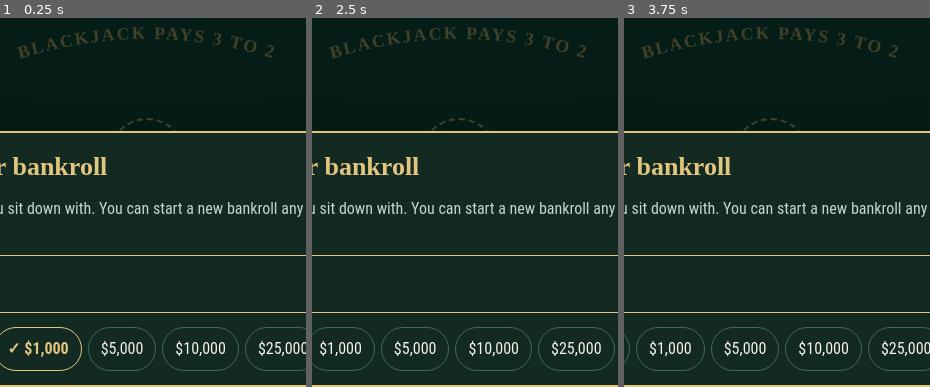
Above: before the commit, frames 1-3 (left to right).
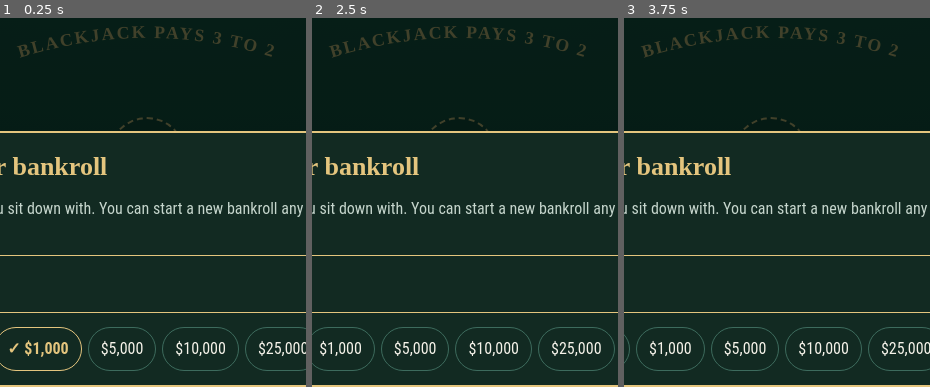
Above: after the commit, the same moments.

Repository: ahnnyc/Blackjack-
Game: browser game, page index.html
Two runs of this game, one before a commit and one after it. Both use one fixed random seed, a clock stepped at 60 frames per second and the inputs below.
Inputs (mouse positions are % of the whole screen's width and height, from its top left; square brackets give the same spot before the commit, where the layout moved):
- Up to frame 1 (0.25 s): no input
- Up to frame 2 (2.5 s): move the mouse to (50, 45) [50, 46] at 1.07 s; click (50, 69) at 1.27 s; move the mouse to (40, 44) at 1.67 s; click (50, 61) at 1.87 s; move the mouse to (60, 43) [60, 44] at 2.27 s; click (51, 77) at 2.47 s; type "2" at 2.47 s
- Up to frame 3 (3.75 s): tap Enter at 2.5 s; move the mouse to (58, 46) at 2.87 s; click (50, 77) at 3.07 s; move the mouse to (37, 46) [37, 47] at 3.47 s; click "$100" at 3.67 s
The pictures show only the part of the screen within x 26-76%, y 41-91%; the shares and areas given below are measured in that part.

The runs differ from the first frame. In frame 1, 0.5% of the frame differs, in the area x 5-90%, y 2-31%; in frame 2, 0.5%; in frame 3, 0.5%.

Commit message:
Bottom rail that iPhone's cut-off strip continues; solid clock bar on a re-add
The bankroll, chips and buttons sit on a darker rail that runs edge to edge,
and the page background below the game matches it, so the strip an iPhone
cuts off reads as part of the rail. The clock bar is set to solid black,
which iOS applies only when the icon is re-added; that removes the strip.

Co-Authored-By: Claude Opus 5.5 <noreply@anthropic.com>
Claude-Session: https://claude.ai/code/session_01Ni3H8S74X4EXKLd9nbNY4b

Diff:
--- a/index.html
+++ b/index.html
@@ -5,7 +5,7 @@
 <meta name="viewport" content="width=device-width,initial-scale=1,viewport-fit=cover">
 <meta name="apple-mobile-web-app-capable" content="yes">
 <meta name="mobile-web-app-capable" content="yes">
-<meta name="apple-mobile-web-app-status-bar-style" content="black-translucent">
+<meta name="apple-mobile-web-app-status-bar-style" content="black">
 <meta name="apple-mobile-web-app-title" content="Blackjack">
 <meta name="theme-color" content="#09362b">
 <link rel="manifest" href="manifest.webmanifest">
@@ -19,7 +19,7 @@
 <style>
 /* Layout: one phone screen — top bar, dealer, printed felt, player hands, bet spot, then a control rail at the bottom */
 :root{
-  --felt:#0f4c3d; --felt-deep:#09362b; --rail:#1d140e; --panel:#122a22;
+  --felt:#0f4c3d; --felt-deep:#09362b; --rail:#1d140e; --panel:#122a22; --rail-felt:#052219;
   --gold:#e4c57e; --text:#f5f2e9; --muted:#c6d6cd; --line:#3d6b5d;
   --card:#fbfaf5; --card-ink:#1d1d23; --card-red:#b3231b;
   --good:#9be3b4; --bad:#ffb8ab;
@@ -29,6 +29,7 @@
   color-scheme:dark;
 }
 html,body{height:100%;overflow:hidden;box-sizing:border-box}
+html{background:var(--rail-felt)}   /* anything below the game (an iPhone's cut-off strip) continues the bottom rail */
 #app,#app *{box-sizing:border-box}
 .card,.card *{box-sizing:content-box}
 body{
@@ -48,6 +49,7 @@
 
 /* top bar */
 #top{display:flex;align-items:center;gap:10px;padding-bottom:6px;border-bottom:1px solid var(--line)}
+#ctl::before{content:"";position:absolute;top:-2px;left:-100vmax;right:-100vmax;height:2px;background:#3a6e5d}
 #topgap{flex:1}
 #bank{display:flex;align-items:baseline;justify-content:flex-start;gap:10px}
 #bank .lbl{font-size:16px;color:var(--muted);letter-spacing:.06em;text-transform:uppercase}
@@ -155,7 +157,8 @@
 #spot[disabled]{cursor:default}
 
 /* controls */
-#ctl{border-top:1px solid var(--line);padding:8px 0 calc(4px + var(--home-bar, env(safe-area-inset-bottom, 0px)));display:flex;flex-direction:column;gap:8px}
+#ctl{border-top:2px solid transparent;padding:10px 0 calc(4px + var(--home-bar, env(safe-area-inset-bottom, 0px)));display:flex;flex-direction:column;gap:8px;position:relative;
+  background:var(--rail-felt);box-shadow:0 0 0 100vmax var(--rail-felt), inset 0 10px 14px -12px rgba(0,0,0,.6);clip-path:inset(0 -100vmax -100vmax -100vmax)}
 #msg{position:absolute;width:1px;height:1px;margin:-1px;overflow:hidden;clip:rect(0 0 0 0);white-space:nowrap;border:0;padding:0}
 .row{display:flex;gap:8px}
 .row > button{flex:1;min-width:0;line-height:1.15}
--- a/sw.js
+++ b/sw.js
@@ -2,7 +2,7 @@
 // The game page itself is fetched fresh whenever the phone is online, so an update shows
 // on the very next open; the saved copy is used only when offline or the network is slow.
 // Change VERSION whenever index.html changes.
-const VERSION = 'bj-2026-11-24.18';
+const VERSION = 'bj-2026-11-24.19';
 const CORE = ['./', 'index.html', 'manifest.webmanifest', 'icon-180.png', 'icon-192.png', 'icon-512.png'];
 const PAGE_WAIT_MS = 3000;   // how long to wait for the network before using the saved copy
 
--- a/tools/game.html
+++ b/tools/game.html
@@ -5,7 +5,7 @@
 <style>
 /* Layout: one phone screen — top bar, dealer, printed felt, player hands, bet spot, then a control rail at the bottom */
 :root{
-  --felt:#0f4c3d; --felt-deep:#09362b; --rail:#1d140e; --panel:#122a22;
+  --felt:#0f4c3d; --felt-deep:#09362b; --rail:#1d140e; --panel:#122a22; --rail-felt:#052219;
   --gold:#e4c57e; --text:#f5f2e9; --muted:#c6d6cd; --line:#3d6b5d;
   --card:#fbfaf5; --card-ink:#1d1d23; --card-red:#b3231b;
   --good:#9be3b4; --bad:#ffb8ab;
@@ -15,6 +15,7 @@
   color-scheme:dark;
 }
 html,body{height:100%;overflow:hidden;box-sizing:border-box}
+html{background:var(--rail-felt)}   /* anything below the game (an iPhone's cut-off strip) continues the bottom rail */
 #app,#app *{box-sizing:border-box}
 .card,.card *{box-sizing:content-box}
 body{
@@ -33,6 +34,7 @@
 
 /* top bar */
 #top{display:flex;align-items:center;gap:10px;padding-bottom:6px;border-bottom:1px solid var(--line)}
+#ctl::before{content:"";position:absolute;top:-2px;left:-100vmax;right:-100vmax;height:2px;background:#3a6e5d}
 #topgap{flex:1}
 #bank{display:flex;align-items:baseline;justify-content:flex-start;gap:10px}
 #bank .lbl{font-size:16px;color:var(--muted);letter-spacing:.06em;text-transform:uppercase}
@@ -140,7 +142,8 @@
 #spot[disabled]{cursor:default}
 
 /* controls */
-#ctl{border-top:1px solid var(--line);padding:8px 0 calc(4px + env(safe-area-inset-bottom, 0px));display:flex;flex-direction:column;gap:8px}
+#ctl{border-top:2px solid transparent;padding:10px 0 calc(4px + env(safe-area-inset-bottom, 0px));display:flex;flex-direction:column;gap:8px;position:relative;
+  background:var(--rail-felt);box-shadow:0 0 0 100vmax var(--rail-felt), inset 0 10px 14px -12px rgba(0,0,0,.6);clip-path:inset(0 -100vmax -100vmax -100vmax)}
 #msg{position:absolute;width:1px;height:1px;margin:-1px;overflow:hidden;clip:rect(0 0 0 0);white-space:nowrap;border:0;padding:0}
 .row{display:flex;gap:8px}
 .row > button{flex:1;min-width:0;line-height:1.15}
--- /dev/null
+++ b/tools/rail-shot.js
@@ -0,0 +1,23 @@
+// Picture of the owner's iPhone 13: the game gets the top 797pt (drawn under the 47pt clock),
+// and the 47pt below is iPhone's cut-off strip, which shows the page background.
+const { chromium } = require('playwright');
+const fs = require('fs');
+const src = process.argv[2], out = process.argv[3];
+fs.writeFileSync(out + '.html', fs.readFileSync(src, 'utf8')
+  .replace(/env\(safe-area-inset-top, ?0px\)/g, '47px')
+  .replace(/env\(safe-area-inset-bottom, ?0px\)/g, '34px')
+  .replace("navigator.serviceWorker.register('sw.js')", 'Promise.resolve()'));
+(async () => {
+  const b = await chromium.launch();
+  const ctx = await b.newContext({ viewport: { width: 390, height: 844 }, deviceScaleFactor: 2, isMobile: true, hasTouch: true, reducedMotion: 'reduce' });
+  await ctx.route(/fonts\.(googleapis|gstatic)/, r => r.abort());
+  const p = await ctx.newPage();
+  await p.goto('file://' + out + '.html');
+  await p.addStyleTag({ content: 'body{bottom:auto!important;height:797px!important} :root{--home-bar:0px}' });
+  await p.evaluate(() => dispatchEvent(new Event('resize')));
+  await p.fill('#bankInput', '500'); await p.click('#bankStart');
+  await p.click('.chip.c25'); await p.waitForTimeout(600);
+  await p.click('#actions button:has-text("Deal")'); await p.waitForTimeout(4500);
+  await p.screenshot({ path: out + '.png' });
+  await b.close();
+})();
